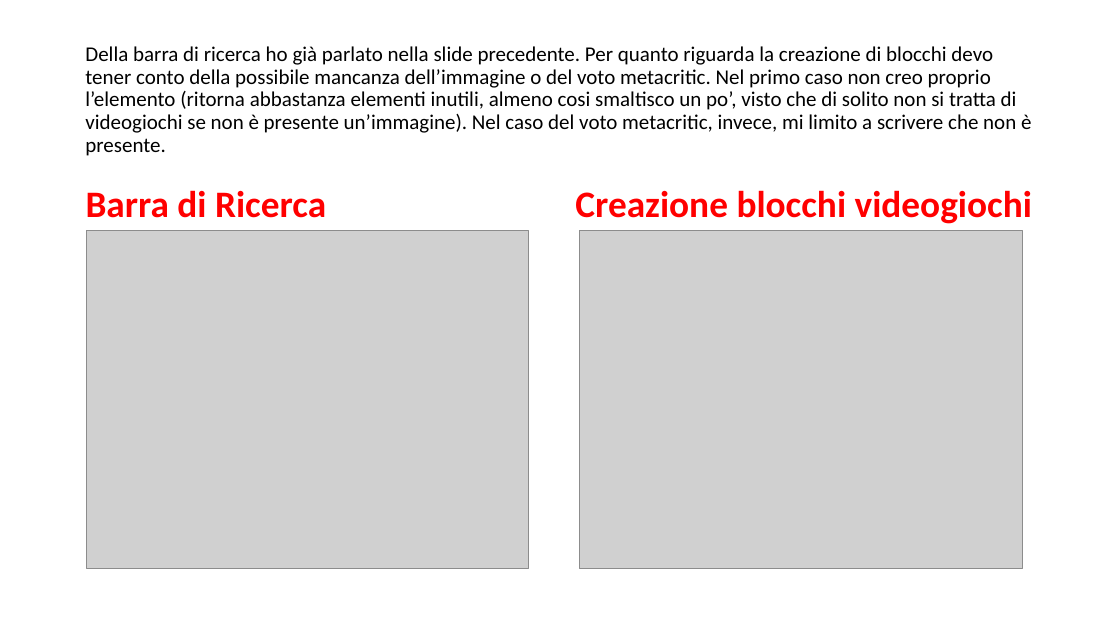
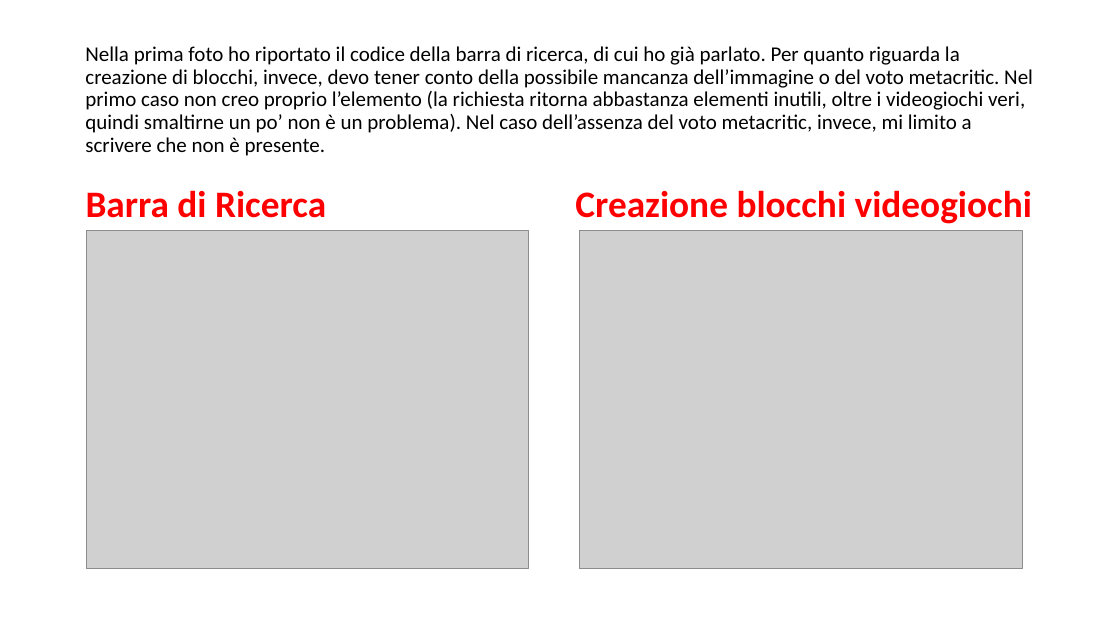
Before and after one commit to TheGarbage/mhw3, a slide deck: slide 5 of mwh3.pptx. Drawn at 1120x630 pixels with LibreOffice and Linux fonts; fonts in the diff are those of the drawing; grey boxes stand for pictures. Boxes give left, top, right and bottom in pixels: in the first picture for what was removed or moved away, otherwise in the second. Text is boxed around its words. In the diff, an @@ line names an element or a change of style, - is before the commit and + after.

```diff
--- a/mwh3.pptx
+++ b/mwh3.pptx
@@ title at box(85, 46, 1033, 156): text changed @@
-Della barra di ricerca ho già parlato nella slide precedente. Per quanto riguarda la creazione di blocchi devo tener conto della possibile mancanza dell’immagine o del voto metacritic. Nel primo caso non creo proprio l’elemento (ritorna abbastanza elementi inutili, almeno cosi smaltisco un po’, visto che di solito non si tratta di videogiochi se non è presente un’immagine). Nel caso del voto metacritic, invece, mi limito a scrivere che non è presente.
+Nella prima foto ho riportato il codice della barra di ricerca, di cui ho già parlato. Per quanto riguarda la creazione di blocchi, invece, devo tener conto della possibile mancanza dell’immagine o del voto metacritic. Nel primo caso non creo proprio l’elemento (la richiesta ritorna abbastanza elementi inutili, oltre i videogiochi veri, quindi smaltirne un po’ non è un problema). Nel caso dell’assenza del voto metacritic, invece, mi limito a scrivere che non è presente.
```
Also in this commit, not shown: 4 other slides changed.
